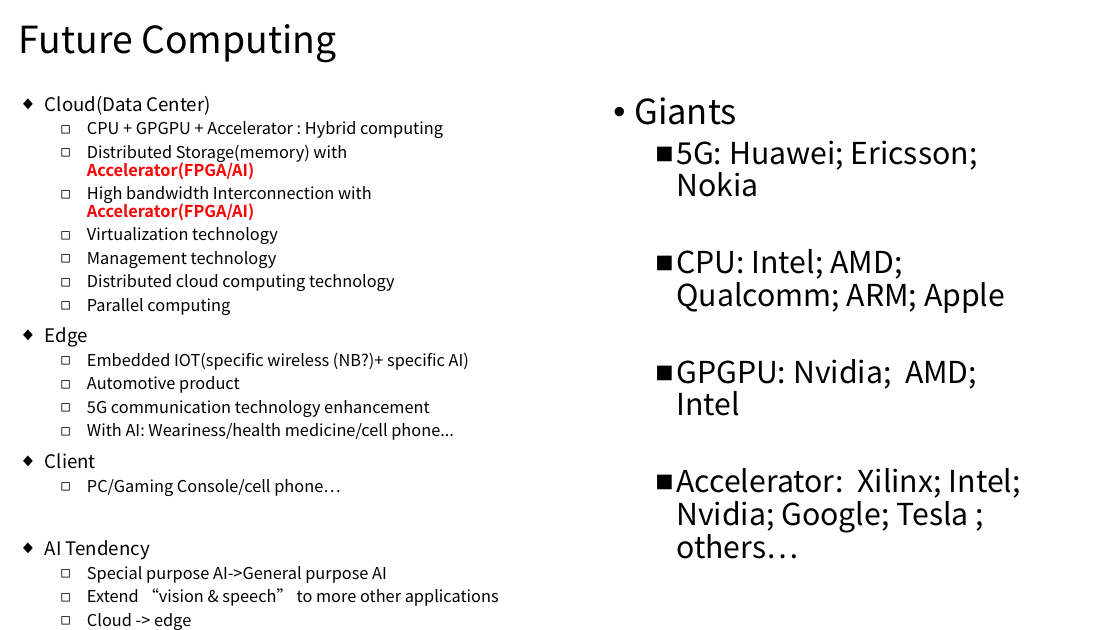
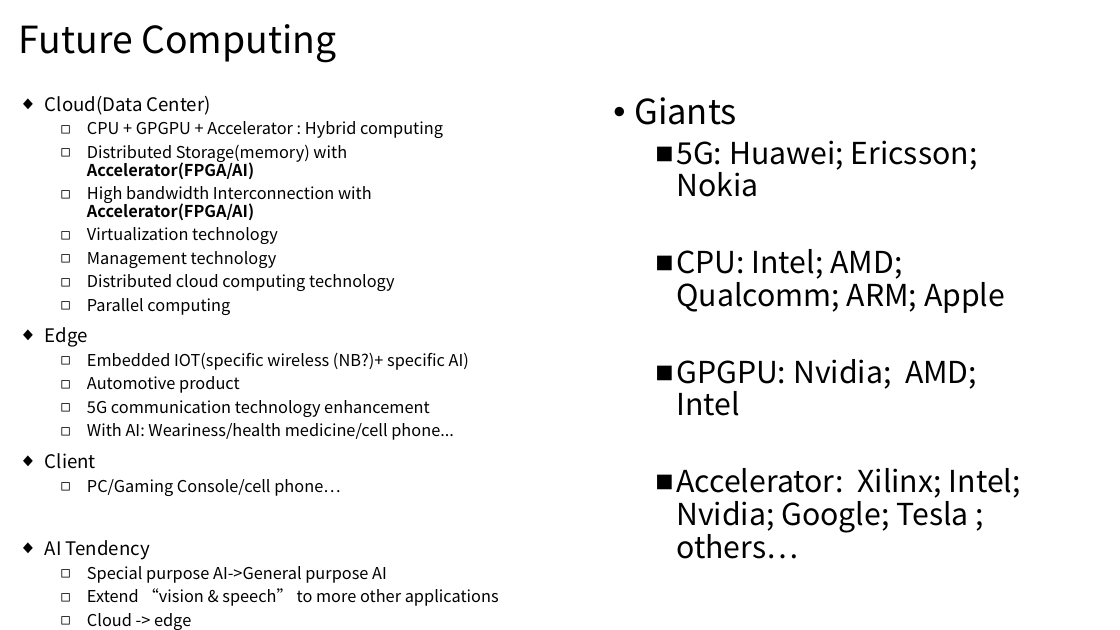
Before and after one commit to louishu302/cixtool, a slide deck: slide 1 of Future Computing.pptx. Drawn at 1120x630 pixels with LibreOffice and Linux fonts; fonts in the diff are those of the drawing. Boxes give left, top, right and bottom in pixels: in the first picture for what was removed or moved away, otherwise in the second. Text is boxed around its words. In the diff, an @@ line names an element or a change of style, - is before the commit and + after.

```diff
--- a/Future Computing.pptx
+++ b/Future Computing.pptx
@@ text at (87, 144, 372, 220): text colour #FF0000 to #000000 in "Accelerator(FPGA/AI)", "Accelerator(FPGA/AI)" @@
```
